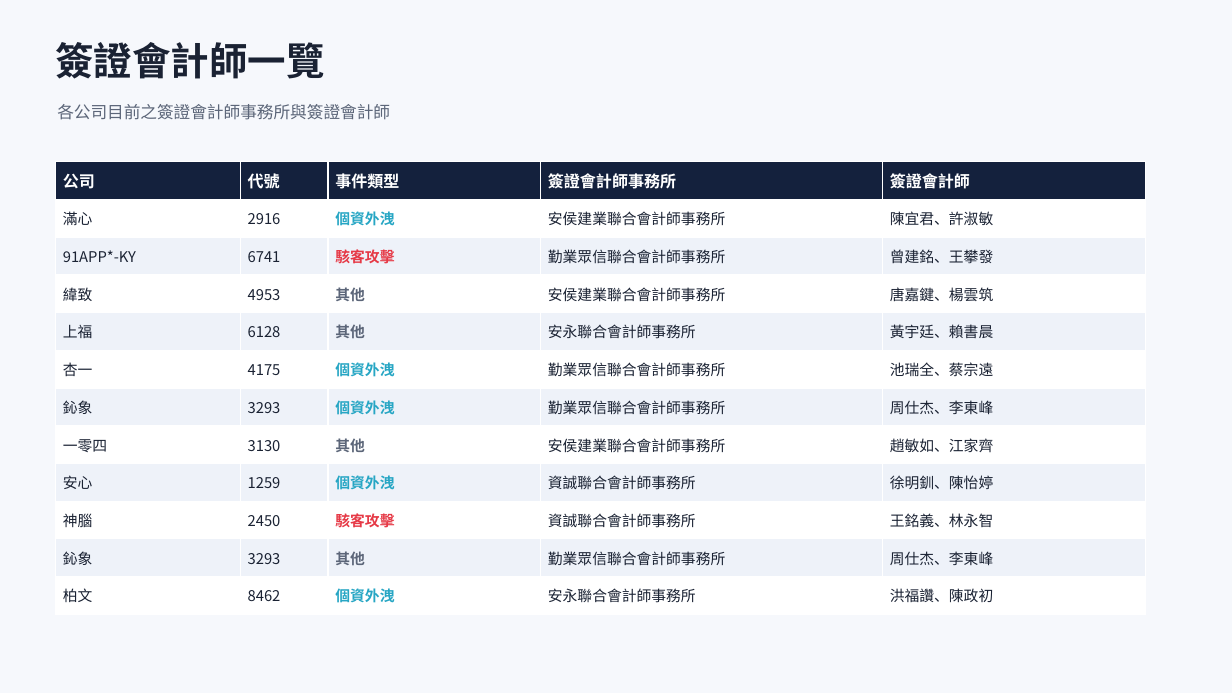
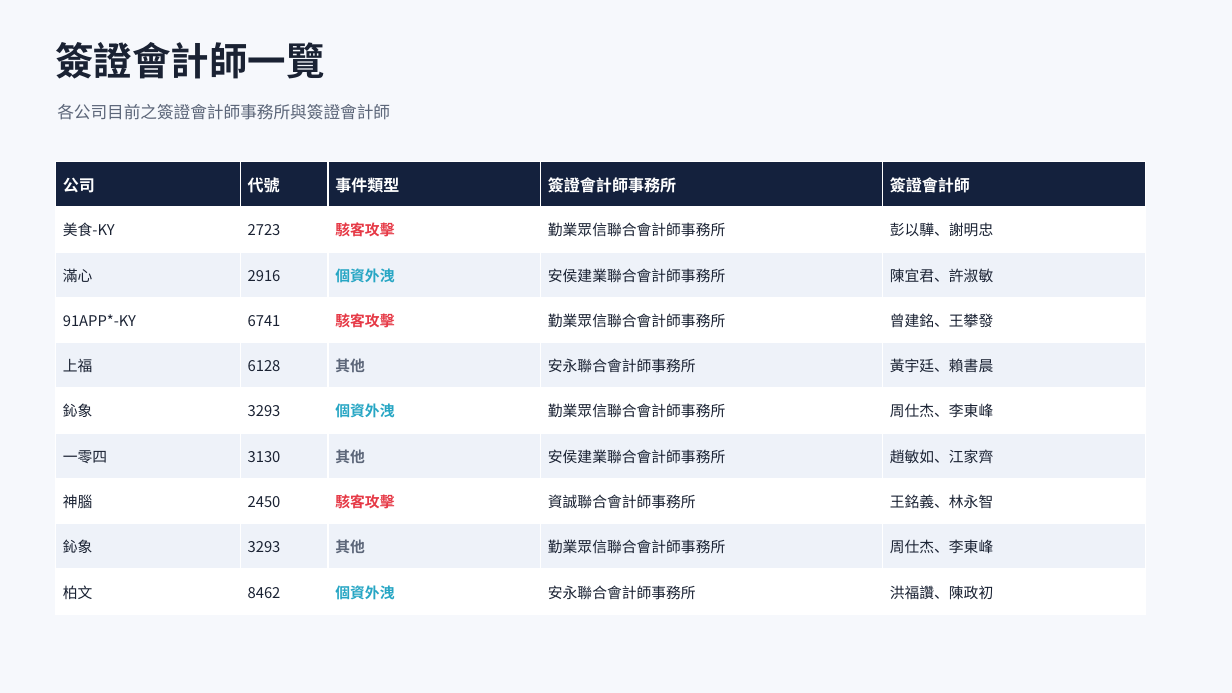
Before and after one commit to Johnnylin77/mops-isec-monitor, a slide deck: slide 4 of 資安事件因應分析.pptx. Drawn at 1232x693 pixels with LibreOffice and Linux fonts; fonts in the diff are those of the drawing. Boxes give left, top, right and bottom in pixels: in the first picture for what was removed or moved away, otherwise in the second. Text is boxed around its words. In the diff, an @@ line names an element or a change of style, - is before the commit and + after.

```diff
--- a/資安事件因應分析.pptx
+++ b/資安事件因應分析.pptx
@@ table at <box>55,162,1146,615</box> @@
+row 2: 美食-KY | 2723 | 駭客攻擊 | 勤業眾信聯合會計師事務所 | 彭以驊、謝明忠
-row 4: 緯致 | 4953 | 其他 | 安侯建業聯合會計師事務所 | 唐嘉鍵、楊雲筑
-row 6: 杏一 | 4175 | 個資外洩 | 勤業眾信聯合會計師事務所 | 池瑞全、蔡宗遠
-row 9: 安心 | 1259 | 個資外洩 | 資誠聯合會計師事務所 | 徐明釧、陳怡婷
```
Also in this commit, not shown: 6 other slides changed, 2 other files.
